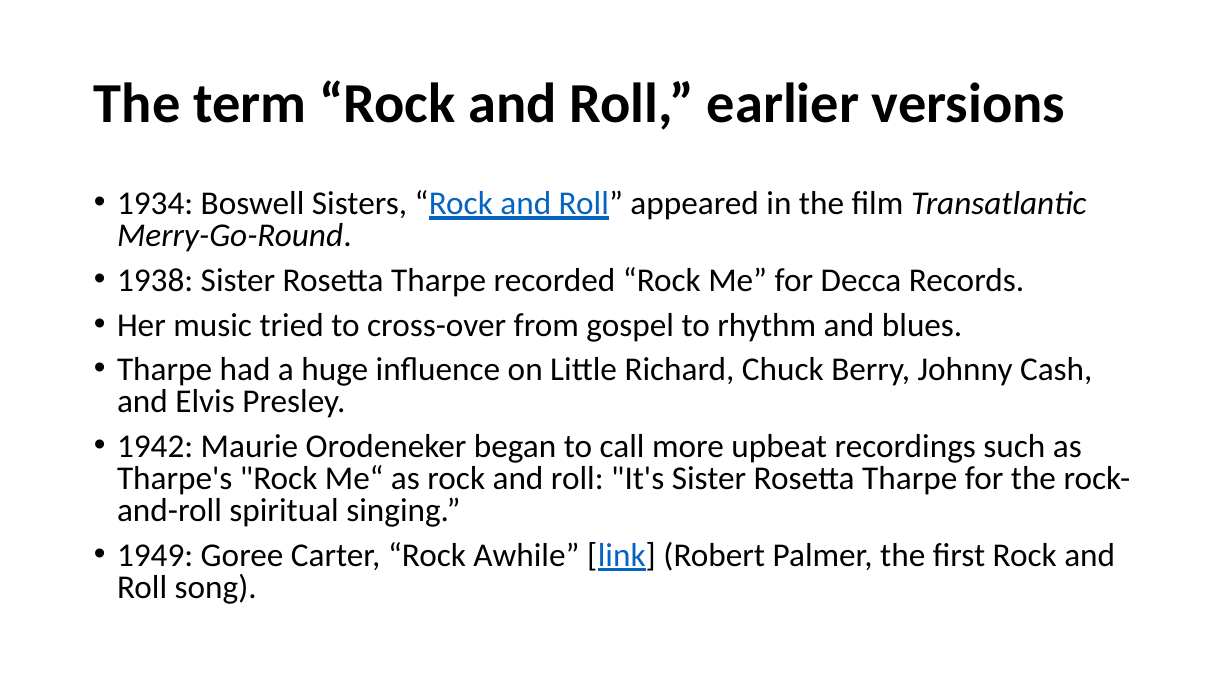
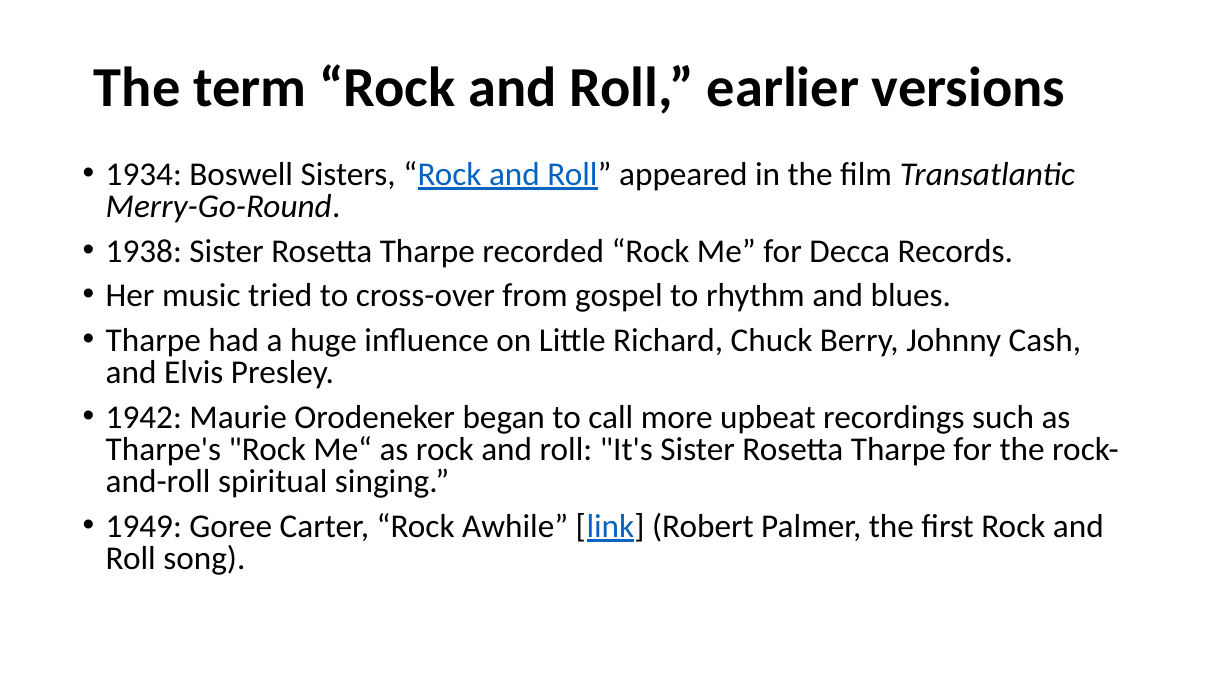
Before and after one commit to mrbaker1917/website, a slide deck: slide 2 of HSTR121/ppts/RockEmerges.pptx. Drawn at 1232x693 pixels with LibreOffice and Linux fonts; fonts in the diff are those of the drawing; background and template pictures are left out. Boxes give left, top, right and bottom in pixels: in the first picture for what was removed or moved away, otherwise in the second. Text is boxed around its words. In the diff, an @@ line names an element or a change of style, - is before the commit and + after.

```diff
--- a/HSTR121/ppts/RockEmerges.pptx
+++ b/HSTR121/ppts/RockEmerges.pptx
@@ title "The term “Rock and Roll,” ...": place and size @@
-title "The term “Rock and Roll,” ..." at (94, 80, 1065, 130)
+title "The term “Rock and Roll,” ..." at (94, 64, 1065, 114)
@@ text "1934: Boswell Sisters, “Rock and ...": place and size @@
-text "1934: Boswell Sisters, “Rock and ..." at (117, 190, 1131, 604)
+text "1934: Boswell Sisters, “Rock and ..." at (106, 161, 1119, 575)
```
Also in this commit, not shown: 1 other file.
